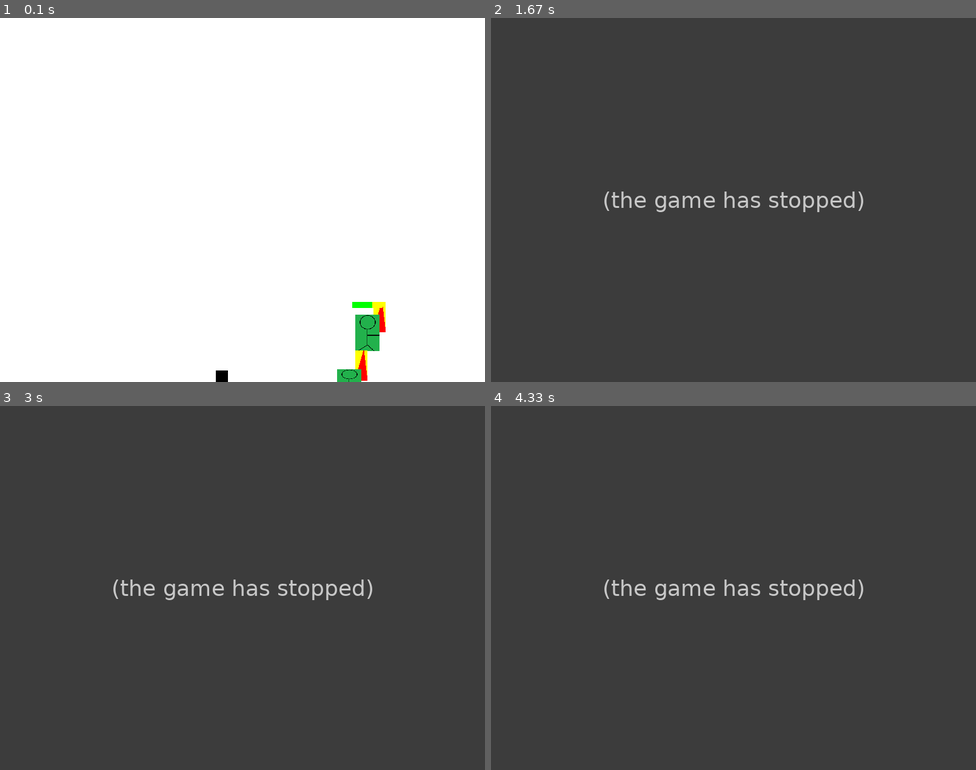
Above: before the commit, frames 1-4 (two rows, left to right).
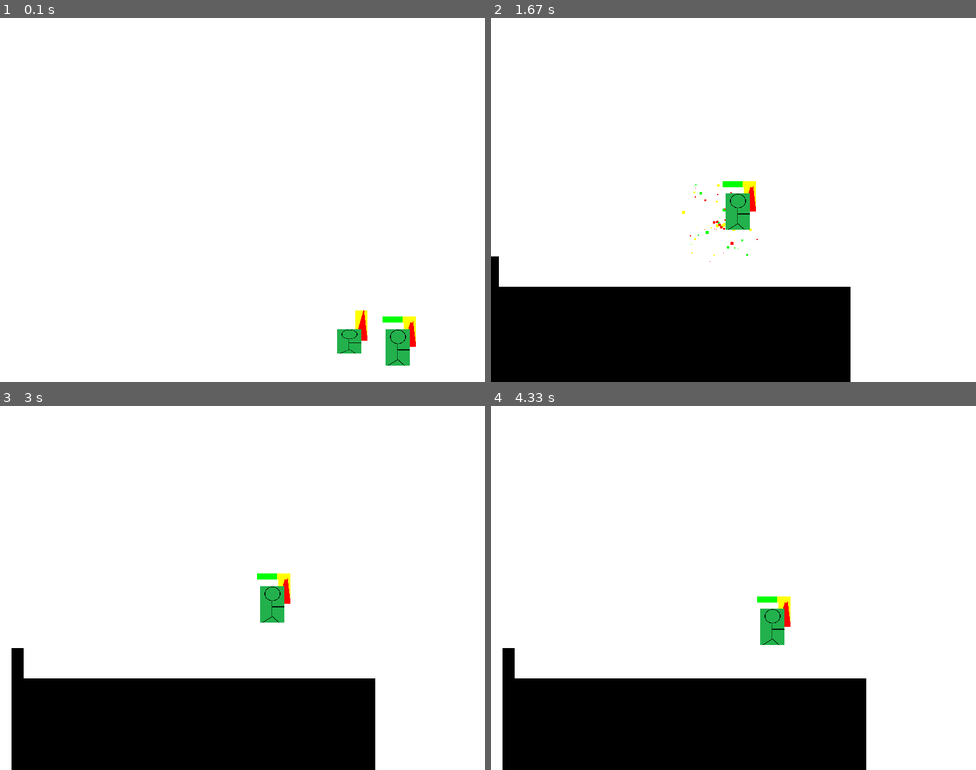
Above: after the commit, the same moments.

Repository: salfk23/2drpg_pygame
Game: pygame game, started from main.py
The game is run twice, just before and just after one commit, with the same random seed, the same clock (stepped at 60 frames per second) and the same inputs.
Inputs:
- Up to frame 1 (0.1 s): no input
- Up to frame 2 (1.67 s): hold D 0.33-0.8 s; hold W 0.83-1.13 s; tap F at 0.9, 1.23, 1.53 s; tap J at 0.98 s; hold D 1.17-1.63 s; tap I at 1.32 s
- Up to frame 3 (3 s): hold S 2.23-2.53 s; tap F at 2.3, 2.63, 2.93 s; tap J at 2.38 s; hold A 2.57-2.97 s; tap I at 2.72 s
- Up to frame 4 (4.33 s): hold D 3.4-4.03 s; tap F at 3.47, 3.77, 4.13 s; tap J at 3.55 s; hold S from 4.07 s (still down); tap I at 4.22 s

The runs differ from the first frame. In frame 1, 2.1% of the frame differs, in the area x 44-86%, y 78-100%; in frame 2, 100%, in the area x 0-100%, y 0-100%; in frame 3, 100%; in frame 4, 100%.
Error before the commit: AttributeError: 'Tile' object has no attribute 'health' (weapon.py line 60); the game stopped at 0.9 s (later frames are placeholders)

Commit message:
Workable collision detection

Diff:
--- a/game_engine/entities/entity.py
+++ b/game_engine/entities/entity.py
@@ -81,19 +81,19 @@
         if direction == Direction.UP:
           new_position.y = old_position.y
           for entity in collided[direction]:
-            new_position.y = entity.rect.bottom if entity.rect.bottom > new_position.y else new_position.y
+            new_position.y = entity.rect.bottom if entity.rect.bottom >= new_position.y else new_position.y
         if direction == Direction.DOWN:
-          new_position.y = old_position.y
-          for entity in collided[direction]:
-            new_position.y = entity.rect.top if entity.rect.top < new_position.y else new_position.y
+          # new_position.y = old_position.y
+          for entity in collided[direction]:
+            new_position.y = entity.rect.top-self.rect.height+1 if entity.rect.top <= (new_position.y+self.rect.height) else new_position.y
         if direction == Direction.RIGHT:
           new_position.x = old_position.x
           for entity in collided[direction]:
-            new_position.x = entity.rect.right if entity.rect.right > new_position.x else new_position.x
+            new_position.x = entity.rect.right if entity.rect.right >= new_position.x else new_position.x
         if direction == Direction.LEFT:
           new_position.x = old_position.x
           for entity in collided[direction]:
-            new_position.x = entity.rect.left if entity.rect.left < new_position.x else new_position.x
+            new_position.x = entity.rect.left.x+self.rect.width if entity.rect.left >= (new_position.x+self.rect.width) else new_position.x
     return new_position, collided
 
   def on_position_change(self):
--- a/main.py
+++ b/main.py
@@ -57,7 +57,7 @@
 
         print(dirs)
         if len(dirs[Direction.DOWN]) > 0:
-            self.velocity.y = 0
+            self.velocity.y = 0 if self.velocity.y > 0 else self.velocity.y
             self.color = Colors.GREEN
         if len(dirs[Direction.UP]) > 0:
             self.velocity.y = 0
@@ -105,7 +105,7 @@
 
 
         if len(dirs[Direction.DOWN]) > 0:
-            self.velocity.y = 0
+            self.velocity.y = 0 if self.velocity.y > 0 else self.velocity.y
             self.color = Colors.BLACK
         if len(dirs[Direction.UP]) > 0:
             self.velocity.y = 0
@@ -143,12 +143,12 @@
 
     wall = Tile(pygame.Vector2(20, 400), (20, 70))
 
-    mb = MovableBox(pygame.Vector2(220, 390), (40, 40), 5, 10)
-    en = MovableBox2(pygame.Vector2(250, 300), (40, 60), 5, 10)
+    mb = MovableBox(pygame.Vector2(220, 300), (40, 40), 5, 10)
+    en = MovableBox2(pygame.Vector2(300, 300), (40, 60), 5, 10)
     mb.name = "MovableBox"
     en.name = "Enemy"
     mb.color = Colors.BLUE
-    wall.name = "Tile 2"
+    wall.name = "Wall"
     em.add(ground)
     em.add(wall)
     em.add(mb)
